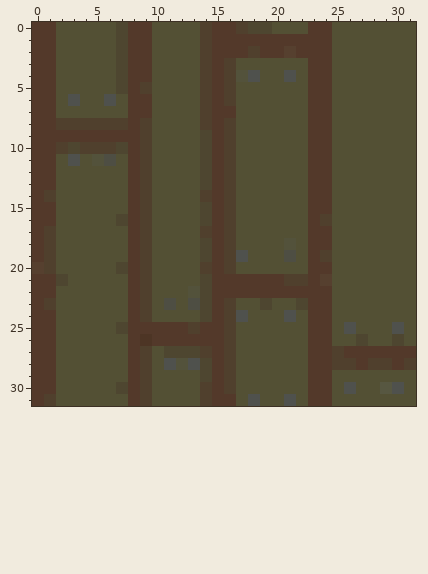
A pixel-art sprite gets an edit: Textures/Sprites/Planks.png. This is how it looked before the edit.
The file is 32x32 pixels. Colours within 5 levels of each other are drawn and written as one.
Now the later version:
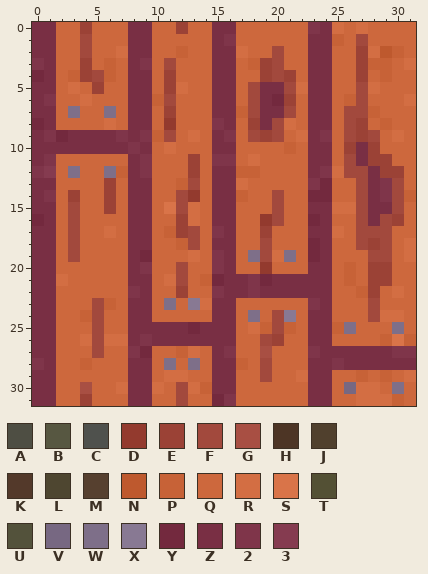
Palette (. is transparent): A #4e4e43  B #575741  C #4f514d  D #933a2e  E #9b4236  F #a2493d  G #a84f43  H #4d3525  J #50402d  K #53392a  L #4e4630  M #56402f  N #be592e  P #c76237  Q #cd683d  R #d36e43  S #d97449  T #535034  U #53523b  V #776882  W #7e6f89  X #887993  Y #73293e  Z #792f44  2 #7f354a  3 #853b50
The edit:
Changed rows in their new state; - is an unchanged pixel.
first column x 0:
 0 ZZQQEQQQZZQQEQQZZQQQQQQ2ZRQRQQQQ
 1 ZZQQFQQQZZQQQQQZ2QQQQQQZZPQFQQQQ
 2 ZZQQFQQRZZQQPQQZZRQQFQQZZQQERNPQ
 3 2ZQQEQPQZ2QFQQQZZQPEFQQZZQQEPPQR
 4 YZQPEFPQZZQEQQQZZQQEFEQZZQQEQPQQ
 5 ZZQRQEQQZZQERQQZZQFZZFRZZQQFRQQQ
 6 Z2QQRQQQZZPFQQQZZQFZYEQZZQPFQQQR
 7 ZZQWQQWQZZQEQQQZZPFZZFQZZQFFPQQQ
 8 YZQQQQRQZZQDQQQ2ZQEZFRQZZQFEQPQQ
 9 Z2YZZZZ2Z2PFQRQZ2QFEFQRZ2QFEFQRQ
10 ZZZZZZZZ2ZQRQQQZZQQQQPQZZQEZEQQQ
11 Z2QQQQQQZ2QQQEQ22QRQQQQZZQFZEEQQ
12 23QWQQWPZ2QQQEQZZPPQQQQZ2RFFZEEQ
13 ZZQQQQEQZZQQPFQZZRQQQQQ2YQQFZ2FQ
14 Z2QEQQEQZZQQFDQZZPQQFQQYYQQFZ2FP
15 ZZQFQQEQZZQSFRQZZQQQFQQZZRRFZZFQ
16 YZQFQQQQZZQQERQZZQQDFQQYZQQFZFEQ
17 ZZQFQQRQZZQPEFQ2ZQQEQQQZZRQFFFQQ
18 ZZQFQQQQZZQQPFQZZQQFQQQYZQQFEFQR
19 ZZQFQQQQZYQQQRQ2ZQWFRWQYZQQQFFQR
20 ZZQQQQQQZ2QQFQQ2ZQQDQQQZZQPQEEQQ
21 ZZRQQQQQZZQRFQPYZZ2YZZZZZQPQEEQQ
22 ZZQQQQQQ2ZQQEQQ2ZZ2ZZZZZZQQPEQRQ
23 ZZQQQFPQZZQWQXRZZQQQQQQ2ZQQQFQQQ
24 ZZQQPFQQZZQQQQQZZQWQFXQZZQQQFRRQ
25 ZZQQQFQQZZZZZYZZZQRPFPQZZPWQQQWQ
26 ZZQQRFRRZ2ZZZZZZZQQFEQQZZQQQQPSP
27 ZZQQQFQQ2YQQPRQZ2QQGQQQ2ZZZZZZ22
28 2ZQQPQQQZZQWQWQZZPQFQQQZZ2ZZZZZZ
29 ZZQQQQQQZZQRRQQZZQQFQQRZZQQPQPQR
30 ZZQQGQQRZZRQFRPZZQQQQQQZZQVRRQWQ
31 ZZQQEQQQZZQQFQQY2QQQQQQZZQQRRRPQ
Changed places in both pictures, as pixel boxes (x1, y1, x2, y2):
changed: (32, 22, 416, 406)
